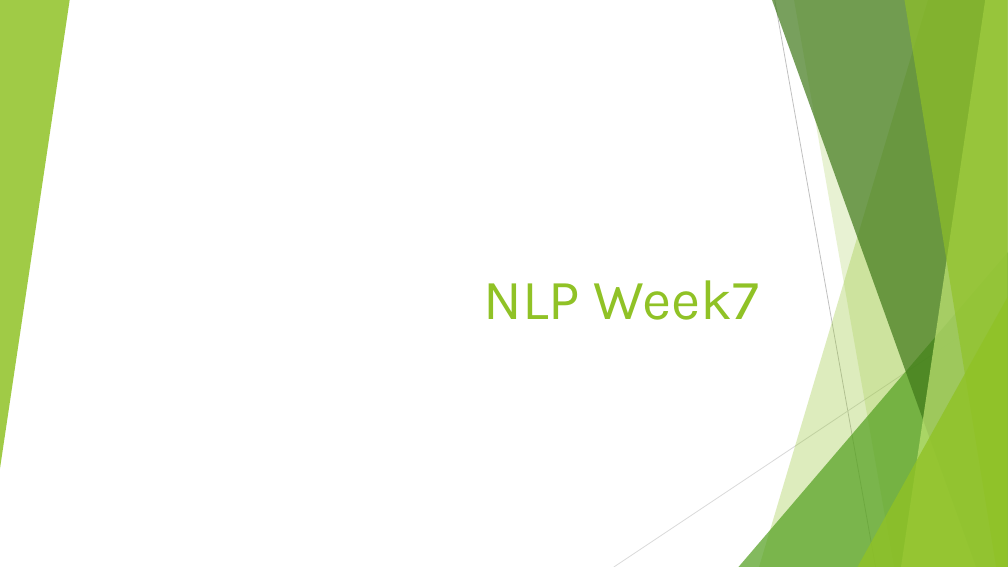
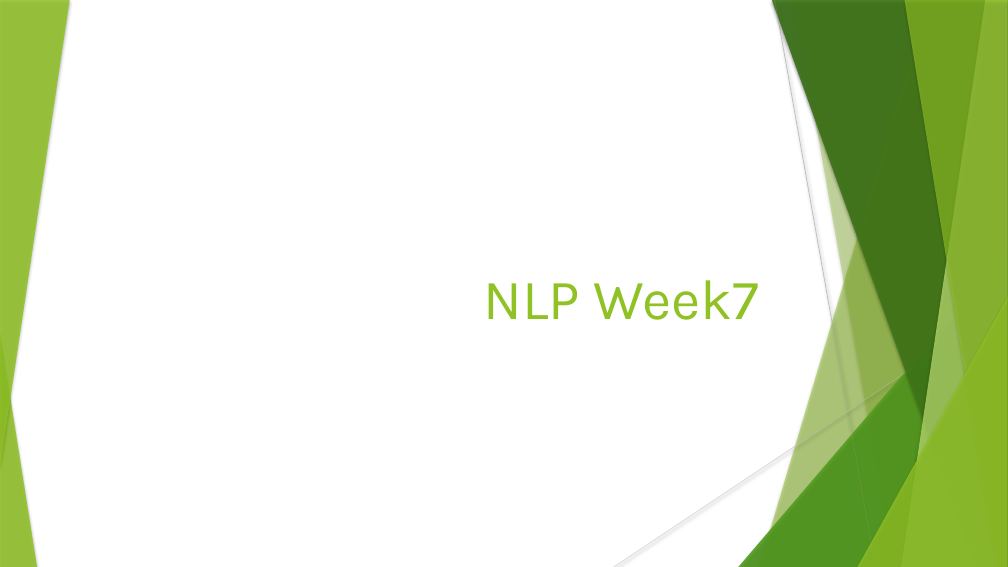
Before and after one commit to pride829/Class-NLP, a slide deck: slide 1 of nlp_week7/Mini report.pptx. Drawn at 1008x567 pixels with LibreOffice and Linux fonts; fonts in the diff are those of the drawing. Boxes give left, top, right and bottom in pixels: in the first picture for what was removed or moved away, otherwise in the second. Text is boxed around its words. In the diff, an @@ line names an element or a change of style, - is before the commit and + after.

Commit message:
Add _ function to nlp_week7

```diff
--- a/nlp_week7/Mini report.pptx
+++ b/nlp_week7/Mini report.pptx
@@ shadow on in 7 elements at [759,0,1008,567], [739,252,1008,567], [772,0,1008,567], [901,0,1008,567], [904,0,1008,567], [858,297,1008,567], [0,0,70,469] @@
@@ line (775, 0) - (876, 567): stroke #BFBFBF 0.75 pt to #BFBFBF 0.74 pt @@
@@ freeform shape at [794,0,1008,567]: shadow on; outline redrawn @@
@@ group added at [739,0,1008,567]: 5 freeform shapes, 2 triangles @@
@@ line (1008, 305) - (614, 567): stroke #D9D9D9 0.75 pt to #D9D9D9 0.74 pt @@
@@ triangle added at [0,332,37,567], fill #90C226 at 85% opacity @@
```
Also in this commit, not shown: 8 other slides changed, 1 slide added, 2 other files.
